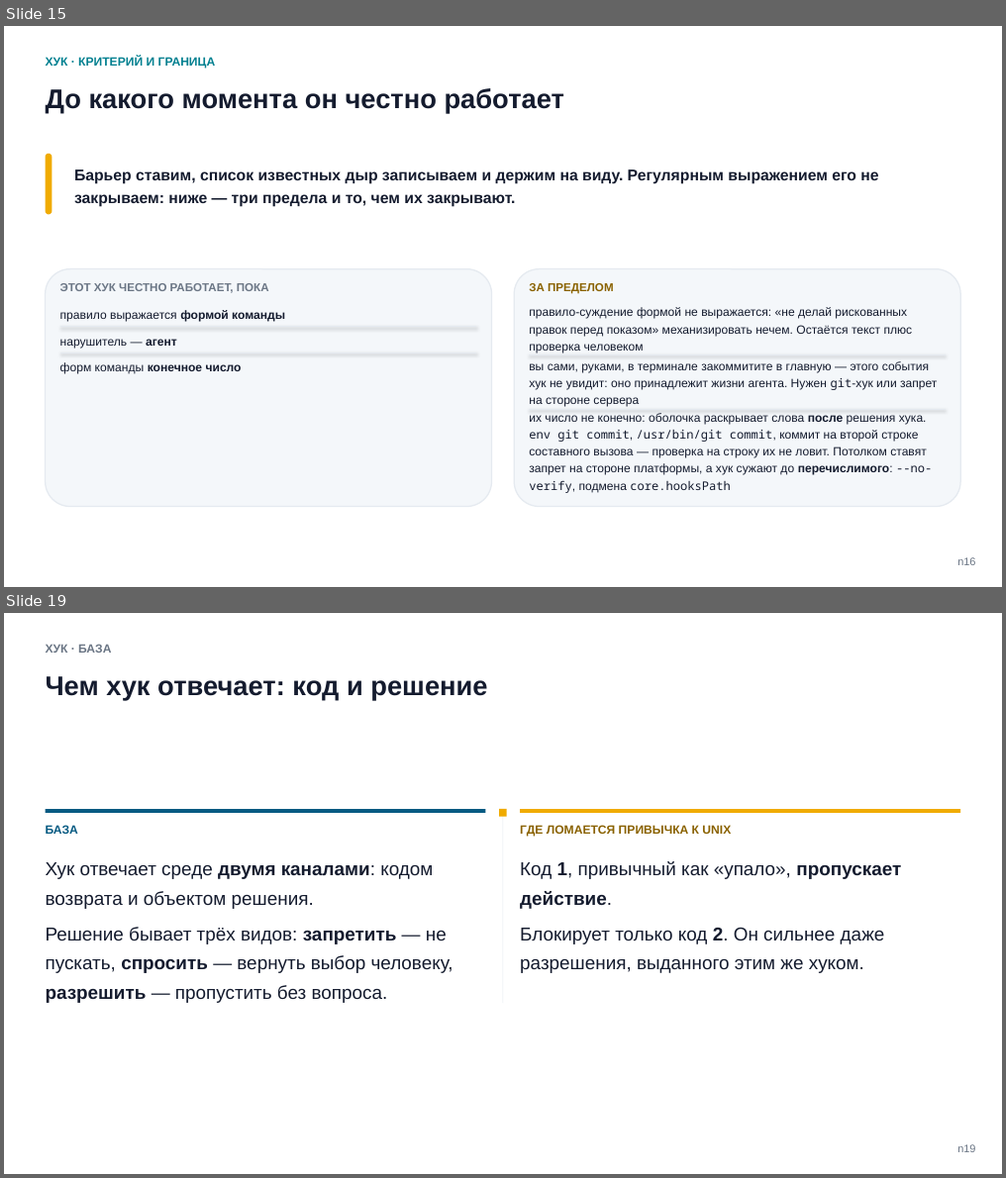
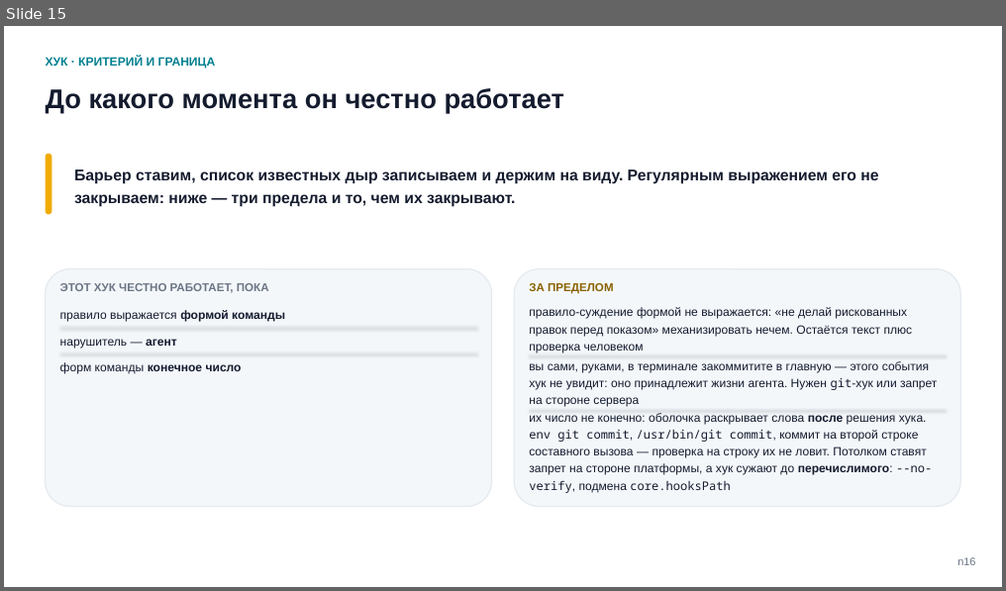
Before and after one commit to tellina-study/AI-usage-lessons, a slide deck: library/seminars/sem-05/rendered/sem-05.pptx. Shown one above the other, each under a label of ours: slides 15 and 19 before the commit, slide 15 after it; the slides between them are not shown. The pictures are 1006x1178 and 1006x591 pixels, drawn with LibreOffice and Linux fonts; fonts in the diff are those of the drawing. Boxes give left, top, right and bottom in pixels: in the first picture for what was removed or moved away, otherwise in the second. Text is boxed around its words. In the diff, an @@ line names an element or a change of style, - is before the commit and + after.

```diff
--- a/library/seminars/sem-05/rendered/sem-05.pptx
+++ b/library/seminars/sem-05/rendered/sem-05.pptx
@@ slide 19 removed at <box>4,613,1002,1174</box>, background #FFFFFF @@
@@ text removed at <box>46,644,111,653</box> @@
-ХУК · БАЗА
@@ text removed at <box>46,676,487,700</box> @@
-Чем хук отвечает: код и решение
@@ rectangle removed at <box>46,809,485,813</box> @@
@@ rectangle removed at <box>500,809,507,817</box> @@
@@ rectangle removed at <box>503,809,503,1003</box> @@
@@ rectangle removed at <box>520,809,960,813</box> @@
@@ text removed at <box>46,825,78,834</box> @@
-БАЗА
@@ text removed at <box>520,825,731,836</box> @@
-ГДЕ ЛОМАЕТСЯ ПРИВЫЧКА К UNIX
@@ text removed at <box>46,862,453,1003</box> @@
-Хук отвечает среде двумя каналами: кодом возврата и объектом решения.
-Решение бывает трёх видов: запретить — не пускать, спросить — вернуть выбор человеку, разрешить — пропустить без вопроса.
@@ text removed at <box>520,861,901,973</box> @@
-Код 1, привычный как «упало», пропускает действие.
-Блокирует только код 2. Он сильнее даже разрешения, выданного этим же хуком.
@@ text removed at <box>957,1145,975,1153</box> @@
-n19
```
Also in this commit, not shown: 1 slide changed, 8 slides added, 8 other slides removed, 19 other files.
